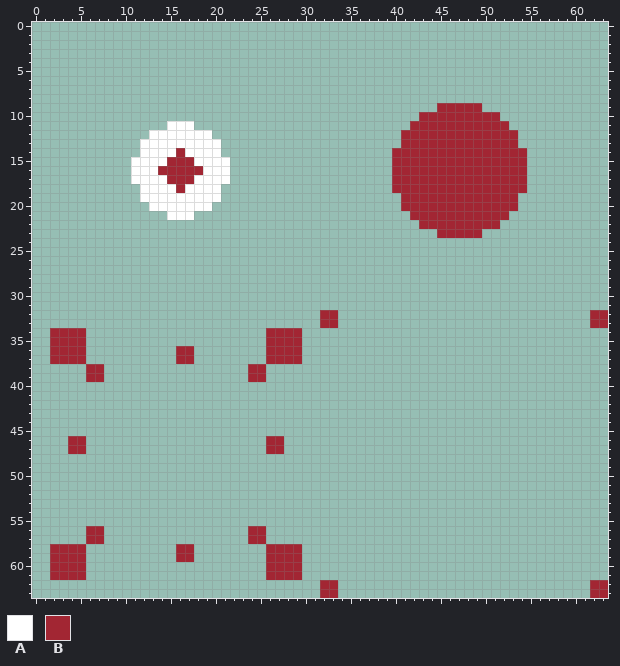
File history of a pixel-art sprite, assets/images/shot-blast-bottle.png. The picture above was drawn from the file before the commit.
The file is 64x64 pixels.
Palette (. is transparent): A #ffffff  B #a22633
Pixels before (only the part around the change), first column x 1:
 4 ...............................................................
 5 ...............................................................
 6 ...............................................................
 7 ...............................................................
 8 ...............................................................
 9 ............................................BBBBB..............
10 ..........................................BBBBBBBBB............
11 ..............AAA........................BBBBBBBBBBB...........
12 ............AAAAAAA.....................BBBBBBBBBBBBB..........
13 ...........AAAAAAAAA....................BBBBBBBBBBBBB..........
14 ...........AAAABAAAA...................BBBBBBBBBBBBBBB.........
15 ..........AAAABBBAAAA..................BBBBBBBBBBBBBBB.........
16 ..........AAABBBBBAAA..................BBBBBBBBBBBBBBB.........
17 ..........AAAABBBAAAA..................BBBBBBBBBBBBBBB.........
18 ...........AAAABAAAA...................BBBBBBBBBBBBBBB.........
19 ...........AAAAAAAAA....................BBBBBBBBBBBBB..........
20 ............AAAAAAA.....................BBBBBBBBBBBBB..........
21 ..............AAA........................BBBBBBBBBBB...........
22 ..........................................BBBBBBBBB............
23 ............................................BBBBB..............
24 ...............................................................
25 ...............................................................
26 ...............................................................
27 ...............................................................
28 ...............................................................
29 ...............................................................
30 ...............................................................
31 ...............................................................
32 ...............................BB............................BB
33 ...............................BB............................BB
34 .BBBB....................BBBB..................................
35 .BBBB....................BBBB..................................
36 .BBBB..........BB........BBBB..................................
37 .BBBB..........BB........BBBB..................................
The same view after the edit:
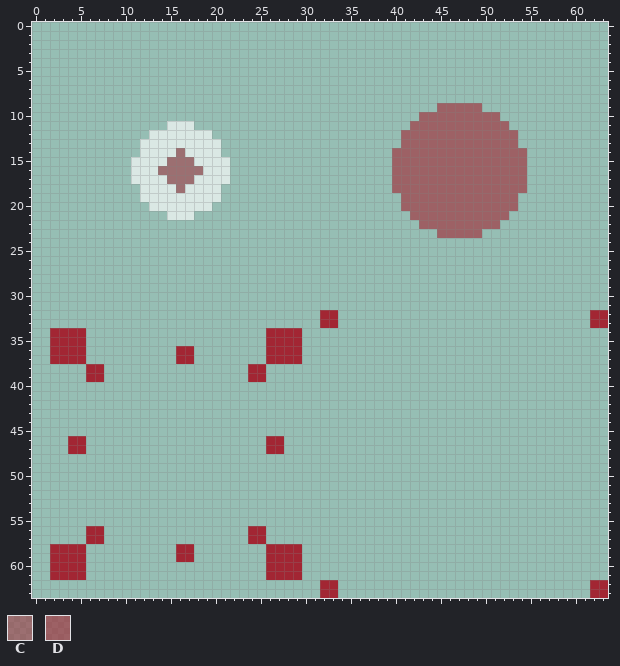
Colours new in this view: C #a2263384  D #a226339c
From old to new:
colour A: #ffffff -> #ffffffa4
y 9: x 45..49 BBBBB -> DDDDD
y 10: x 43..51 BBBBBBBBB -> DDDDDDDDD
y 11: x 42..52 BBBBBBBBBBB -> DDDDDDDDDDD
y 12..13: x 41..53 BBBBBBBBBBBBB -> DDDDDDDDDDDDD
y 14: x 16 B -> C; x 40..54 BBBBBBBBBBBBBBB -> DDDDDDDDDDDDDDD
y 15: x 15..17 BBB -> CCC; x 40..54 BBBBBBBBBBBBBBB -> DDDDDDDDDDDDDDD
y 16: x 14..18 BBBBB -> CCCCC; x 40..54 BBBBBBBBBBBBBBB -> DDDDDDDDDDDDDDD
y 17: x 15..17 BBB -> CCC; x 40..54 BBBBBBBBBBBBBBB -> DDDDDDDDDDDDDDD
y 18: x 16 B -> C; x 40..54 BBBBBBBBBBBBBBB -> DDDDDDDDDDDDDDD
y 19..20: x 41..53 BBBBBBBBBBBBB -> DDDDDDDDDDDDD
y 21: x 42..52 BBBBBBBBBBB -> DDDDDDDDDDD
y 22: x 43..51 BBBBBBBBB -> DDDDDDDDD
y 23: x 45..49 BBBBB -> DDDDD
Where, in picture pixels (left, top, right, bottom), the same in both pictures:
changed: (392, 103, 527, 238)
changed: (131, 121, 230, 220)
